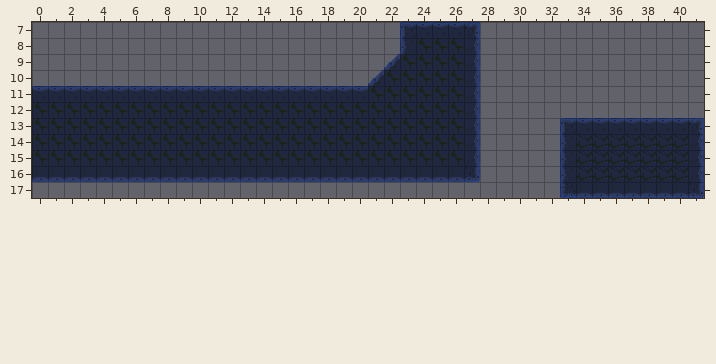
Tiled map -- data/levels/level_0.tmx. That is the earlier state.
Cells are 16x16 px. Shown: x 0..41, y 7..17.
The result:
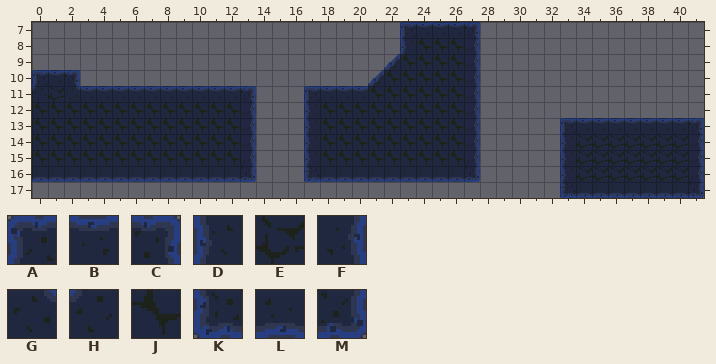
Key: from "main_tile": A 0, B 1, C 2, D 8, E 9, F 10, G 12, H 13, J 14, K 16, L 17, M 18.
_ is an empty cell, . an unchanged one.
Diff:
--- layer "ground"
@@ x 0..17 @@
-10 ___...............
-11 BBB..........BBBBB
-12 .............JJJJJ
-13 .............JJJJJ
-14 .............JJJJJ
-15 .............JJJJJ
-16 .............LLLLL
+10 ABC...............
+11 HEG..........C___A
+12 .............F___D
+13 .............F___D
+14 .............F___D
+15 .............F___D
+16 .............M___K
Where, in picture pixels (left, top, right, bottom), the same in both pictures:
changed: (32, 70, 80, 102)
changed: (240, 86, 320, 182)
